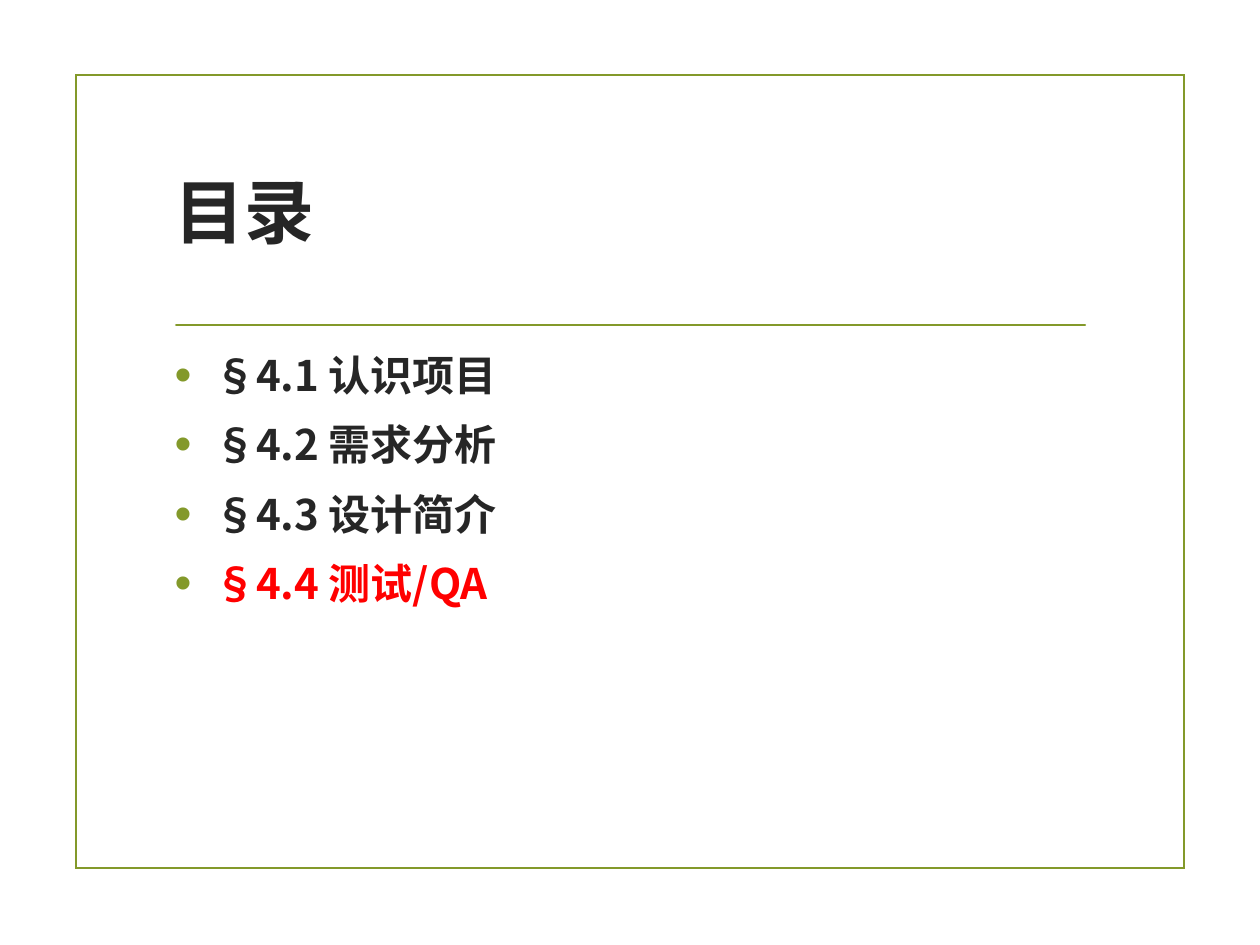
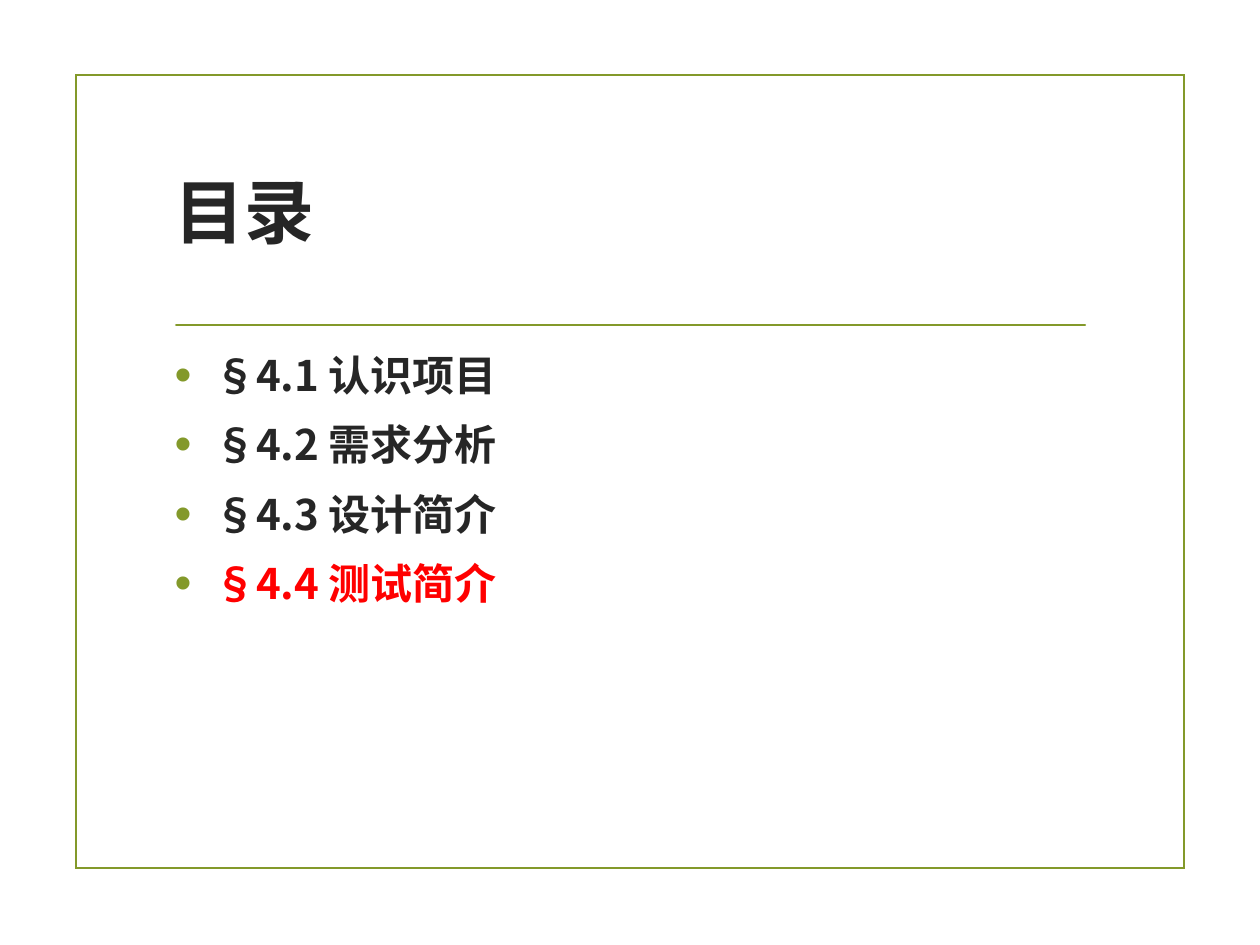
Before and after one commit to zuoshenghuang/curriculum, a slide deck: slide 39 of software/Ch_4_pro.pptx. Drawn at 1260x945 pixels with LibreOffice and Linux fonts; fonts in the diff are those of the drawing; background and template pictures are left out. Boxes give left, top, right and bottom in pixels: in the first picture for what was removed or moved away, otherwise in the second. Text is boxed around its words. In the diff, an @@ line names an element or a change of style, - is before the commit and + after.

```diff
--- a/software/Ch_4_pro.pptx
+++ b/software/Ch_4_pro.pptx
@@ text at (214, 563, 497, 603): text changed @@
-• §4.4 测试/QA
+• §4.4 测试简介
```
Also in this commit, not shown: 3 other slides changed, 7 slides removed, 4 other files.
